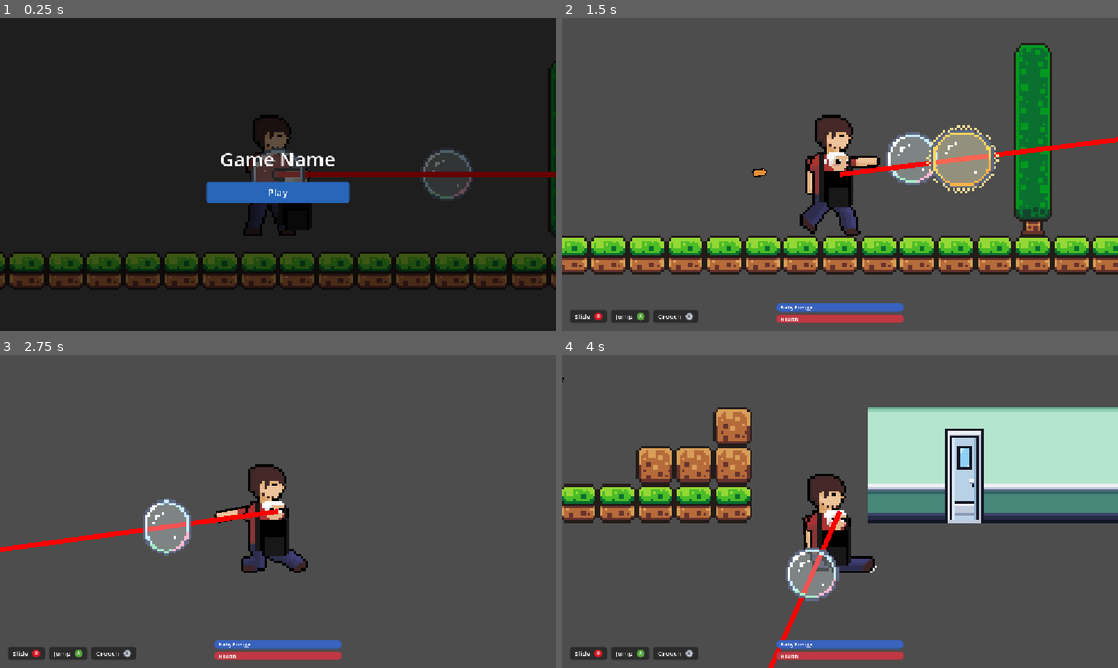
Above: before the commit, frames 1-4 (two rows, left to right).
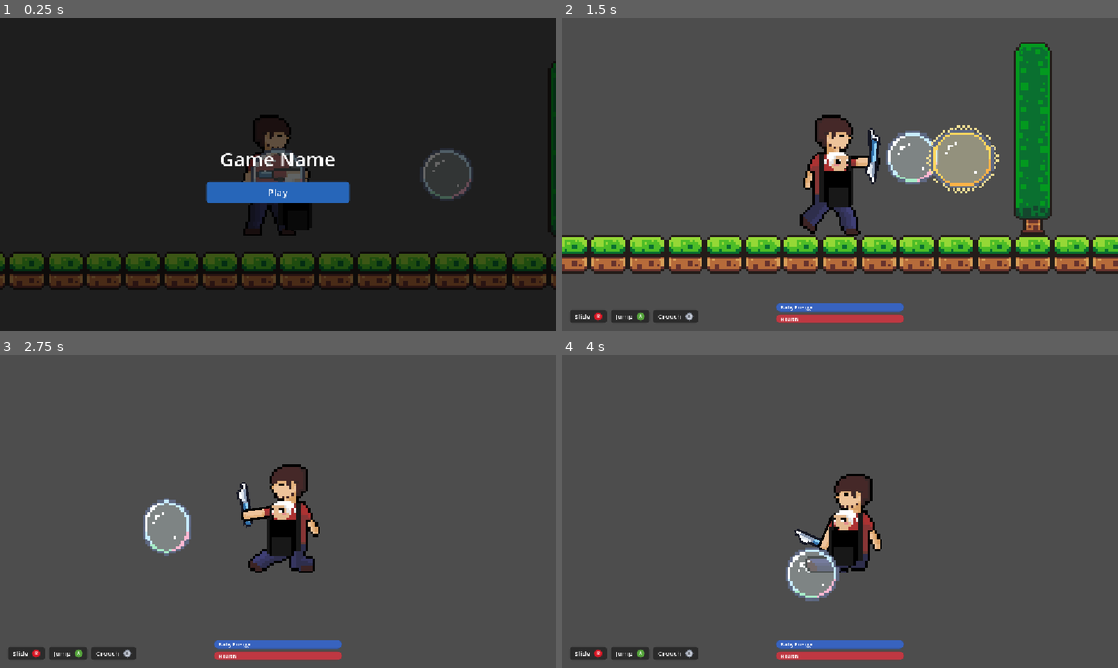
Above: after the commit, the same moments.

Repository: GitPuller67/Game-Jam
Game: Godot game, scene res://levels/game.tscn
Two runs of this game, one before a commit and one after it. Both use one fixed random seed, a clock stepped at 60 frames per second and the inputs below.
Inputs (mouse positions are in pixels of both pictures, inside the frame that each line leads up to):
- Up to frame 1 (0.25 s): no input
- Up to frame 2 (1.5 s): click "Play" at 0.5 s; tap Enter at 1.25 s; move the mouse to (962, 158) at 1.27 s; press the mouse at (962, 158) at 1.28 s; hold Right (move_right) from 1.28 s (still down)
- Up to frame 3 (2.75 s): keep holding Right (move_right); tap Space (jump) at 1.52, 2.27 s; move the mouse to (166, 527) at 2.02 s; release the mouse at (166, 527) at 2.03 s; tap Shift (crouch) at 2.1 s
- Up to frame 4 (4 s): move the mouse to (895, 442) at 2.77 s; release Right (move_right) at 2.78 s; press the mouse at (895, 442) at 2.78 s; hold Left (move_left) 2.78-3.53 s; move the mouse to (812, 574) at 3.52 s; release the mouse at (812, 574) at 3.53 s; hold Right (move_right) from 3.53 s (still down); tap Shift (crouch) at 3.6 s; tap Space (jump) at 3.77 s

The runs differ from the first frame. In frame 1, 1.0% of the frame differs, in the area x 43-100%, y 48-53%; in frame 2, 4.9%; in frame 3, 3.8%; in frame 4, 27%, in the area x 0-100%, y 7-100%.

Commit message:
animation fix

Diff:
--- a/game-jam/bullet.gd
+++ b/game-jam/bullet.gd
@@ -1,12 +1,61 @@
+class_name Bullet
 extends Area2D
 
+## A thrown scalpel. Spins while it flies, then plays the impact burst and
+## disappears when it hits a body (walls, floors, enemies). Ignores whoever
+## threw it.
+
+signal hit(body: Node2D)
+
 @export var speed: float = 800.0
+## Seconds before a scalpel that never hit anything is removed.
+@export var lifetime: float = 2.0
 
-# Called when the node enters the scene tree for the first time.
-func _ready() -> void:
-	pass # Replace with function body.
+## Spin frame showing the blade pointing up, matching how it's held in the hand.
+const HELD_FRAME: int = 6
+
+## Set by the thrower so the scalpel doesn't hit them as it leaves the hand.
+var shooter: Node2D
+## True when thrown by someone facing left; mirrors the scalpel to match the hand.
+var mirrored: bool = false
+var has_hit: bool = false
+
+@onready var animated_sprite: AnimatedSprite2D = $AnimatedSprite2D
+@onready var collision_shape: CollisionShape2D = $CollisionShape2D
 
 
-# Called every frame. 'delta' is the elapsed time since the previous frame.
+func _ready() -> void:
+	body_entered.connect(_on_body_entered)
+	animated_sprite.animation_finished.connect(_on_animation_finished)
+	# Thrown facing left: mirror it so it leaves the hand the same way up as it was held.
+	animated_sprite.flip_v = mirrored
+	animated_sprite.play("spin")
+	# The father holds it sideways (blade up), so start the spin on the blade-up frame.
+	animated_sprite.frame = HELD_FRAME
+	get_tree().create_timer(lifetime, false).timeout.connect(_on_lifetime_timeout)
+
+
 func _physics_process(delta: float) -> void:
-	position += transform.x * speed * delta
+	if not has_hit:
+		position += transform.x * speed * delta
+
+
+func _on_body_entered(body: Node2D) -> void:
+	if has_hit or body == shooter:
+		return
+	has_hit = true
+	collision_shape.set_deferred("disabled", true)
+	animated_sprite.flip_v = false
+	animated_sprite.global_rotation = 0.0
+	animated_sprite.play("impact")
+	hit.emit(body)
+
+
+func _on_animation_finished() -> void:
+	if animated_sprite.animation == &"impact":
+		queue_free()
+
+
+func _on_lifetime_timeout() -> void:
+	if not has_hit:
+		queue_free()
--- a/game-jam/characters/father/arms.gd
+++ b/game-jam/characters/father/arms.gd
@@ -1,11 +1,11 @@
 extends Node2D
 
-## The father's arms. The arm on the side the player is aiming at pivots on its
-## shoulder to point at the aim; the other arm hangs down. When the aim crosses
-## the father's midpoint, the arms swap.
+## The father's aiming arm. The father always turns to face where he's aiming,
+## so his front arm pivots on its shoulder to point at the aim and holds a
+## scalpel sideways in its fist. The back arm is left as drawn in his animations.
 ##
-## The body uses player_armless.png (player.png with the drawn-in forearms
-## removed), and each arm is player_arm.png drawn pointing right with the
+## The body uses player_armless.png (player.png with the front forearm
+## removed), and the aiming arm is player_arm.png drawn pointing right with the
 ## shoulder pivot at pixel (2, 2).
 
 
@@ -24,54 +24,67 @@
 const SHOULDER_DROP: float = 3.5
 ## Shoulder x inside the frame when facing right (pixel centers).
 const FRONT_SHOULDER_X: float = 20.5
-const BACK_SHOULDER_X: float = 5.5
 const DEFAULT_FRAME_SIZE := Vector2(35, 51)
 
 
 # --- Exported variables ---
 @export var father_sprite: AnimatedSprite2D
-## Angle of the arm that isn't aiming (radians, 0 = right, PI/2 = straight down).
-@export var hang_angle: float = PI / 2
-## How far (as a fraction of a full sideways aim) the aim must cross the
-## midpoint before the hands swap. Stops flickering when aiming straight up/down.
-@export_range(0.0, 0.5) var switch_threshold: float = 0.1
+
+@export_group("Held scalpel")
+## Distance from the shoulder pivot to the hand along the arm.
+@export var hand_distance: float = 11.0
+## The scalpel is held sideways (blade up, edge forward) by its handle; this is
+## how far the scalpel's center sits above the fist.
+@export var grip_offset: float = 4.0
+## Seconds the hand stays empty after a throw before the next scalpel appears.
+@export var rearm_time: float = 0.15
 
 
 # --- Regular variables ---
-var aiming_right: bool = true
+var _rearm_left: float = 0.0
 
 
 # --- @onready variables ---
 @onready var father: Father = owner
 @onready var front_arm: Sprite2D = $FrontArm
-@onready var back_arm: Sprite2D = $BackArm
+@onready var held_scalpel: Sprite2D = $HeldScalpel
 
 
 # --- Built-in functions ---
-func _process(_delta: float) -> void:
+func _ready() -> void:
+	father.shot.connect(func() -> void: _rearm_left = rearm_time)
+
+
+func _process(delta: float) -> void:
 	var flipped := father_sprite.flip_h
 	front_arm.position = _shoulder_position(FRONT_SHOULDER_X, flipped)
-	back_arm.position = _shoulder_position(BACK_SHOULDER_X, flipped)
 
-	# Which side of the father's midpoint the aim is on.
-	var aim_x := cos(father.current_aim_angle)
-	if absf(aim_x) > switch_threshold:
-		aiming_right = aim_x > 0.0
+	# The father turns to face his aim (see Father._face_aim), so the front arm aims.
+	var angle := _aim_angle_from(front_arm.global_position)
+	front_arm.global_rotation = angle
+	front_arm.flip_v = flipped # keep the light side of the arm on top
 
-	# Facing right, the front shoulder is on the right; facing left, it's the back one.
-	var front_is_right := not flipped
-	var aiming_arm := front_arm if aiming_right == front_is_right else back_arm
-	var hanging_arm := back_arm if aiming_arm == front_arm else front_arm
-
-	var angle := _aim_angle_from(aiming_arm.global_position)
-	aiming_arm.global_rotation = angle
-	aiming_arm.flip_v = cos(angle) < 0.0 # keep the light side of the arm on top
-
-	hanging_arm.rotation = hang_angle
-	hanging_arm.flip_v = flipped
+	_update_held_scalpel(front_arm, angle, flipped, delta)
 
 
 # --- Helpers ---
+## Puts a scalpel sideways in the aiming hand (perpendicular to the arm, blade
+## up, cutting edge forward) and moves the father's Muzzle onto it so thrown
+## scalpels leave from the hand.
+func _update_held_scalpel(arm: Sprite2D, angle: float, flipped: bool, delta: float) -> void:
+	var hand := arm.global_position + Vector2.from_angle(angle) * hand_distance
+	# Facing left everything is mirrored, so "up" is the other perpendicular.
+	var scalpel_angle := angle + (PI / 2 if flipped else -PI / 2)
+	held_scalpel.global_rotation = scalpel_angle
+	held_scalpel.flip_v = flipped
+	held_scalpel.global_position = hand + Vector2.from_angle(scalpel_angle) * grip_offset
+	held_scalpel.z_index = arm.z_index
+	father.muzzle.global_position = held_scalpel.global_position
+
+	_rearm_left = maxf(_rearm_left - delta, 0.0)
+	held_scalpel.visible = father.current_ammo > 0 and _rearm_left == 0.0
+
+
 ## The direction the arm should point from its shoulder. With the mouse, aim at
 ## the cursor itself so the arm points right at it even up close.
 func _aim_angle_from(shoulder: Vector2) -> float:
--- a/game-jam/characters/father/father.gd
+++ b/game-jam/characters/father/father.gd
@@ -6,6 +6,7 @@
 signal health_changed(new_health: int, max_health: int)
 signal died
 signal state_changed(new_state: State)
+signal shot
 
 
 # --- Enums ---
@@ -81,6 +82,11 @@
 var current_ammo: int = 0
 
 # Aim
+@export_group("Aiming")
+## How far past straight up/down the aim must go before he turns around
+## (fraction of a fully sideways aim). Stops him flipping back and forth when
+## aiming straight up or down.
+@export_range(0.0, 0.5) var turn_threshold: float = 0.1
 var current_aim_angle: float = 0.0
 var is_using_controller: bool = false
 
@@ -116,6 +122,20 @@
 		current_aim_angle = muzzle.global_position.direction_to(mouse_pos).angle()
 
 	aim_laser.global_rotation = current_aim_angle
+	_face_aim()
+
+## Turns the father to face the side he's aiming at. Measured from his center
+## (not the hand) so the hand moving when he turns can't flip him back.
+func _face_aim() -> void:
+	var aim_x: float
+	if is_using_controller:
+		aim_x = cos(current_aim_angle)
+	else:
+		aim_x = (get_global_mouse_position() - global_position).normalized().x
+	if absf(aim_x) > turn_threshold:
+		facing_direction = 1 if aim_x > 0.0 else -1
+		animated_sprite.flip_h = facing_direction < 0
+
 
 func shoot() -> void:
 	if current_ammo <= 0:
@@ -128,8 +148,11 @@
 
 	new_bullet.global_position = muzzle.global_position
 	new_bullet.global_rotation = current_aim_angle
+	new_bullet.shooter = self
+	new_bullet.mirrored = animated_sprite.flip_h
 
 	get_tree().current_scene.add_child(new_bullet)
+	shot.emit()
 
 # --- Built-in functions ---
 func _physics_process(delta: float) -> void:
@@ -160,11 +183,7 @@
 	# Get the input direction: -1, 0, 1
 	var direction := Input.get_axis("move_left", "move_right")
 
-	# Flip the sprite
-	if direction > 0:
-		animated_sprite.flip_h = false
-	elif direction < 0:
-		animated_sprite.flip_h = true
+	# Facing follows the aim, not movement (see _face_aim).
 
 	# Play animations
 	if is_sliding:
--- a/game-jam/characters/father/father.tscn
+++ b/game-jam/characters/father/father.tscn
@@ -5,11 +5,12 @@
 [ext_resource type="PackedScene" uid="uid://d38qf2olsigft" path="res://levels/bullet.tscn" id="2_wxjir"]
 [ext_resource type="Texture2D" uid="uid://cqycq626gqeak" path="res://assets/Temp/sprites/knight.png" id="3_paef7"]
 [ext_resource type="Texture2D" uid="uid://btvwkyqvetm5b" path="res://assets/spritesheets/player_armless.png" id="3_wxjir"]
-[ext_resource type="Script" path="res://characters/father/arms.gd" id="4_arms"]
+[ext_resource type="Script" uid="uid://dnbjivv6npecv" path="res://characters/father/arms.gd" id="4_arms"]
 [ext_resource type="Texture2D" uid="uid://c6eajovx3hxs5" path="res://assets/spritesheets/player_arm.png" id="5_arm"]
-
-[sub_resource type="CircleShape2D" id="CircleShape2D_oxk3a"]
-radius = 6.0827627
+[ext_resource type="Texture2D" uid="uid://4h8apf7mt1in" path="res://assets/spritesheets/scalpel_projectile_sheet.png" id="6_scalpel"]
+
+[sub_resource type="RectangleShape2D" id="RectangleShape2D_0hqat"]
+size = Vector2(8.421053, 11.898017)
 
 [sub_resource type="CircleShape2D" id="CircleShape2D_dloie"]
 radius = 4.1231055
@@ -144,9 +145,10 @@
 
 [node name="StandingCollision" type="CollisionShape2D" parent="." unique_id=208454882]
 z_index = 1
-position = Vector2(0, 4)
-scale = Vector2(-1.9, -3.53)
-shape = SubResource("CircleShape2D_oxk3a")
+position = Vector2(-4, 4.0000005)
+rotation = 3.1415925
+scale = Vector2(1.9, 3.53)
+shape = SubResource("RectangleShape2D_0hqat")
 
 [node name="SlidingCollision" type="CollisionShape2D" parent="." unique_id=1187105423]
 z_index = 2
@@ -172,27 +174,27 @@
 animation = &"slide"
 autoplay = "default"
 
-[node name="Arms" type="Node2D" parent="Visuals" node_paths=PackedStringArray("father_sprite")]
+[node name="Arms" type="Node2D" parent="Visuals" unique_id=1790449768 node_paths=PackedStringArray("father_sprite")]
 script = ExtResource("4_arms")
 father_sprite = NodePath("../AnimatedSprite2D")
 
-[node name="BackArm" type="Sprite2D" parent="Visuals/Arms"]
-z_index = -1
+[node name="HeldScalpel" type="Sprite2D" parent="Visuals/Arms" unique_id=1662352028]
+texture = ExtResource("6_scalpel")
+region_enabled = true
+region_rect = Rect2(0, 0, 20, 20)
+
+[node name="FrontArm" type="Sprite2D" parent="Visuals/Arms" unique_id=1467528179]
 texture = ExtResource("5_arm")
 centered = false
 offset = Vector2(-2.5, -2.5)
 
-[node name="FrontArm" type="Sprite2D" parent="Visuals/Arms"]
-texture = ExtResource("5_arm")
-centered = false
-offset = Vector2(-2.5, -2.5)
-
 [node name="Baby" parent="Visuals" unique_id=1142126627 node_paths=PackedStringArray("father_sprite") instance=ExtResource("2_paef7")]
 father_sprite = NodePath("../AnimatedSprite2D")
 
 [node name="Muzzle" type="Marker2D" parent="." unique_id=631803531]
 
 [node name="Aim Laser" type="Line2D" parent="Muzzle" unique_id=1903356037]
+visible = false
 points = PackedVector2Array(0, 0, 500, 0)
 width = 2.0
 default_color = Color(1, 0, 0, 1)
--- a/game-jam/levels/bullet.tscn
+++ b/game-jam/levels/bullet.tscn
@@ -1,19 +1,117 @@
 [gd_scene format=3 uid="uid://d38qf2olsigft"]
 
-[ext_resource type="Texture2D" uid="uid://dddgc25p8tqpc" path="res://assets/Temp/bullet-2.png" id="1_gwo85"]
+[ext_resource type="Texture2D" uid="uid://4h8apf7mt1in" path="res://assets/spritesheets/scalpel_projectile_sheet.png" id="1_scalpel"]
 [ext_resource type="Script" uid="uid://c6p2brapn7w4d" path="res://bullet.gd" id="1_wpoqv"]
+[ext_resource type="Texture2D" uid="uid://chdv37hy3fv8d" path="res://assets/spritesheets/scalpel_impact_sheet.png" id="2_impact"]
 
-[sub_resource type="RectangleShape2D" id="RectangleShape2D_0e51w"]
-size = Vector2(73, 33)
+[sub_resource type="AtlasTexture" id="AtlasTexture_impact0"]
+atlas = ExtResource("2_impact")
+region = Rect2(0, 0, 16, 16)
+
+[sub_resource type="AtlasTexture" id="AtlasTexture_impact1"]
+atlas = ExtResource("2_impact")
+region = Rect2(16, 0, 16, 16)
+
+[sub_resource type="AtlasTexture" id="AtlasTexture_impact2"]
+atlas = ExtResource("2_impact")
+region = Rect2(32, 0, 16, 16)
+
+[sub_resource type="AtlasTexture" id="AtlasTexture_impact3"]
+atlas = ExtResource("2_impact")
+region = Rect2(48, 0, 16, 16)
+
+[sub_resource type="AtlasTexture" id="AtlasTexture_spin0"]
+atlas = ExtResource("1_scalpel")
+region = Rect2(0, 0, 20, 20)
+
+[sub_resource type="AtlasTexture" id="AtlasTexture_spin1"]
+atlas = ExtResource("1_scalpel")
+region = Rect2(20, 0, 20, 20)
+
+[sub_resource type="AtlasTexture" id="AtlasTexture_spin2"]
+atlas = ExtResource("1_scalpel")
+region = Rect2(40, 0, 20, 20)
+
+[sub_resource type="AtlasTexture" id="AtlasTexture_spin3"]
+atlas = ExtResource("1_scalpel")
+region = Rect2(60, 0, 20, 20)
+
+[sub_resource type="AtlasTexture" id="AtlasTexture_spin4"]
+atlas = ExtResource("1_scalpel")
+region = Rect2(80, 0, 20, 20)
+
+[sub_resource type="AtlasTexture" id="AtlasTexture_spin5"]
+atlas = ExtResource("1_scalpel")
+region = Rect2(100, 0, 20, 20)
+
+[sub_resource type="AtlasTexture" id="AtlasTexture_spin6"]
+atlas = ExtResource("1_scalpel")
+region = Rect2(120, 0, 20, 20)
+
+[sub_resource type="AtlasTexture" id="AtlasTexture_spin7"]
+atlas = ExtResource("1_scalpel")
+region = Rect2(140, 0, 20, 20)
+
+[sub_resource type="SpriteFrames" id="SpriteFrames_scalpel"]
+animations = [{
+"frames": [{
+"duration": 1.0,
+"texture": SubResource("AtlasTexture_impact0")
+}, {
+"duration": 1.0,
+"texture": SubResource("AtlasTexture_impact1")
+}, {
+"duration": 1.0,
+"texture": SubResource("AtlasTexture_impact2")
+}, {
+"duration": 1.0,
+"texture": SubResource("AtlasTexture_impact3")
+}],
+"loop": 0,
+"name": &"impact",
+"speed": 15.0
+}, {
+"frames": [{
+"duration": 1.0,
+"texture": SubResource("AtlasTexture_spin0")
+}, {
+"duration": 1.0,
+"texture": SubResource("AtlasTexture_spin1")
+}, {
+"duration": 1.0,
+"texture": SubResource("AtlasTexture_spin2")
+}, {
+"duration": 1.0,
+"texture": SubResource("AtlasTexture_spin3")
+}, {
+"duration": 1.0,
+"texture": SubResource("AtlasTexture_spin4")
+}, {
+"duration": 1.0,
+"texture": SubResource("AtlasTexture_spin5")
+}, {
+"duration": 1.0,
+"texture": SubResource("AtlasTexture_spin6")
+}, {
+"duration": 1.0,
+"texture": SubResource("AtlasTexture_spin7")
+}],
+"loop": 1,
+"name": &"spin",
+"speed": 24.0
+}]
+
+[sub_resource type="RectangleShape2D" id="RectangleShape2D_scalpel"]
+size = Vector2(16, 4)
 
 [node name="Bullet" type="Area2D" unique_id=2027033426]
-scale = Vector2(0.06865072, 0.06865072)
+z_index = 5
 script = ExtResource("1_wpoqv")
+speed = 200.0
 
-[node name="Sprite2D" type="Sprite2D" parent="." unique_id=143778641]
-position = Vector2(-1, 1)
-texture = ExtResource("1_gwo85")
+[node name="AnimatedSprite2D" type="AnimatedSprite2D" parent="." unique_id=143778641]
+sprite_frames = SubResource("SpriteFrames_scalpel")
+animation = &"spin"
 
 [node name="CollisionShape2D" type="CollisionShape2D" parent="." unique_id=460346559]
-position = Vector2(-60.5, 1.5)
-shape = SubResource("RectangleShape2D_0e51w")
+shape = SubResource("RectangleShape2D_scalpel")
--- a/game-jam/levels/game.tscn
+++ b/game-jam/levels/game.tscn
@@ -274,6 +274,7 @@
 [node name="Game" type="Node2D" unique_id=954410085]
 
 [node name="Father" parent="." unique_id=2008592885 instance=ExtResource("1_lbhrr")]
+max_ammo = 20
 
 [node name="Enemy" parent="." unique_id=1550252557 instance=ExtResource("1_lnu2h")]
 position = Vector2(-135, 1)
Binary file changed: game-jam/assets/spritesheets/player_armless.png
Binary file added: game-jam/assets/spritesheets/scalpel_impact_sheet.png
Not shown, added: game-jam/assets/spritesheets/scalpel_impact_sheet.png.import
Binary file added: game-jam/assets/spritesheets/scalpel_projectile_sheet.png
Not shown, added: game-jam/assets/spritesheets/scalpel_projectile_sheet.png.import
